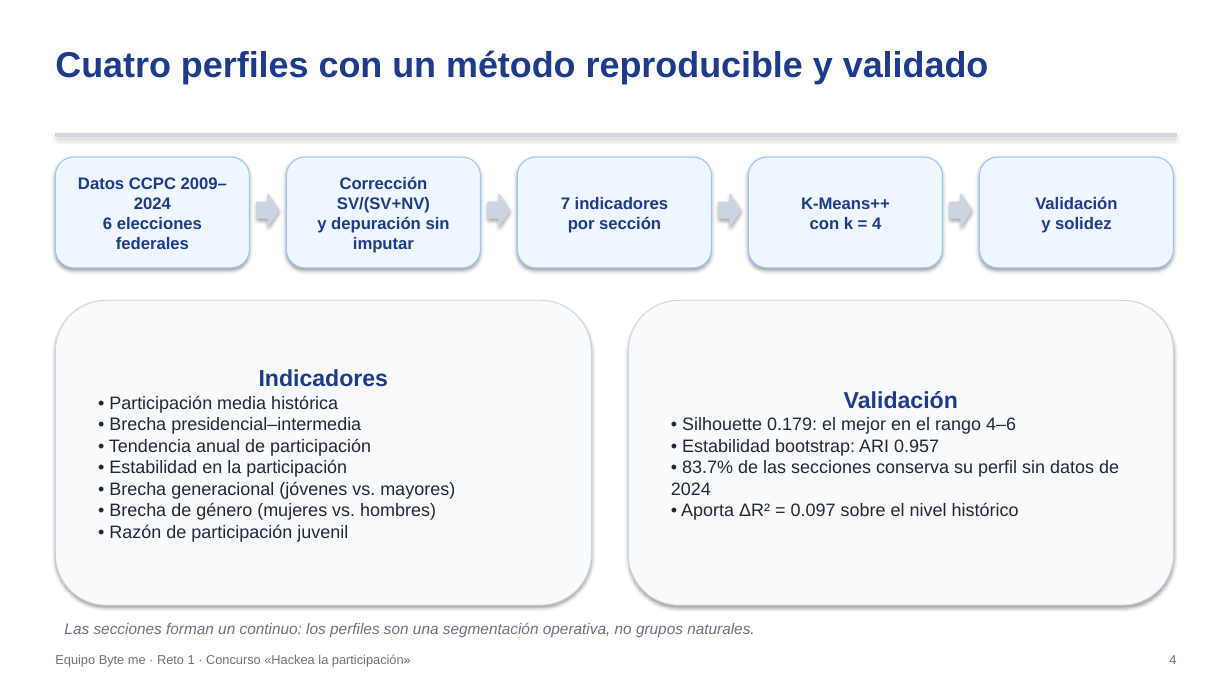
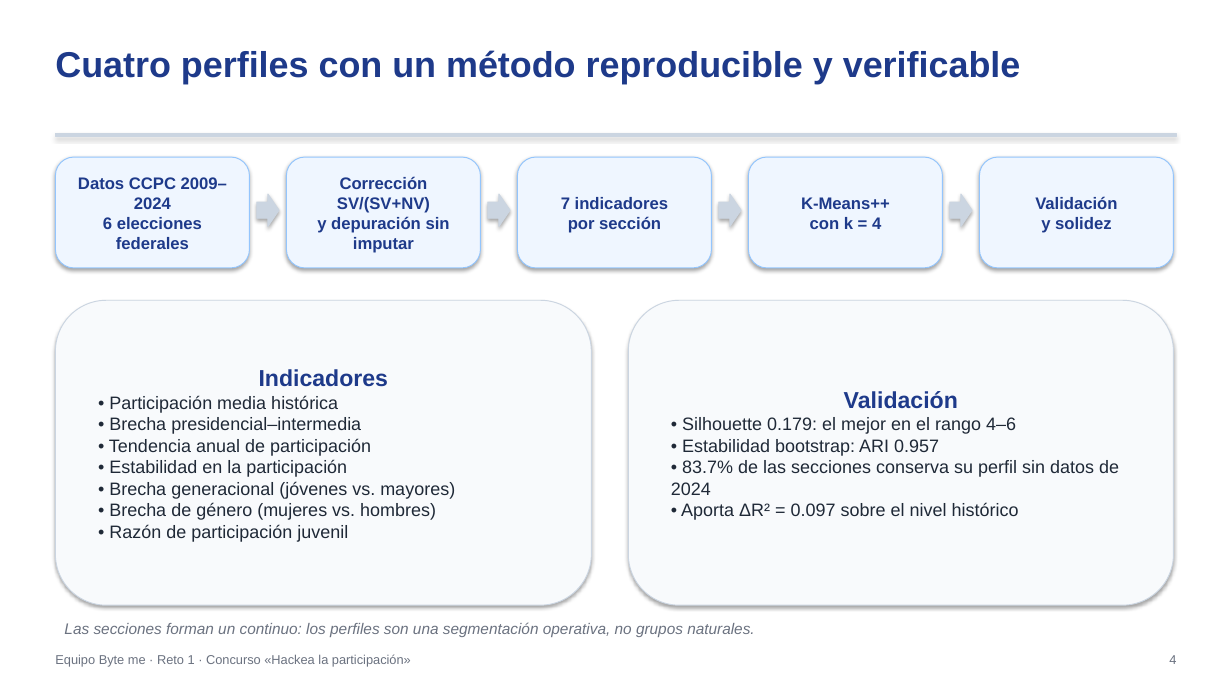
Before and after one commit to Johanan1113/Hackaton_INE_byte_me, a slide deck: slide 4 of outputs/entregables/Presentacion_Ejecutiva_ByteMe.pptx. Drawn at 1232x693 pixels with LibreOffice and Linux fonts; fonts in the diff are those of the drawing. Boxes give left, top, right and bottom in pixels: in the first picture for what was removed or moved away, otherwise in the second. Text is boxed around its words. In the diff, an @@ line names an element or a change of style, - is before the commit and + after.

```diff
--- a/outputs/entregables/Presentacion_Ejecutiva_ByteMe.pptx
+++ b/outputs/entregables/Presentacion_Ejecutiva_ByteMe.pptx
@@ text at (55, 50, 1021, 84): text changed @@
-Cuatro perfiles con un método reproducible y validado
+Cuatro perfiles con un método reproducible y verificable
```
Also in this commit, not shown: 6 other slides changed, 18 other files.
